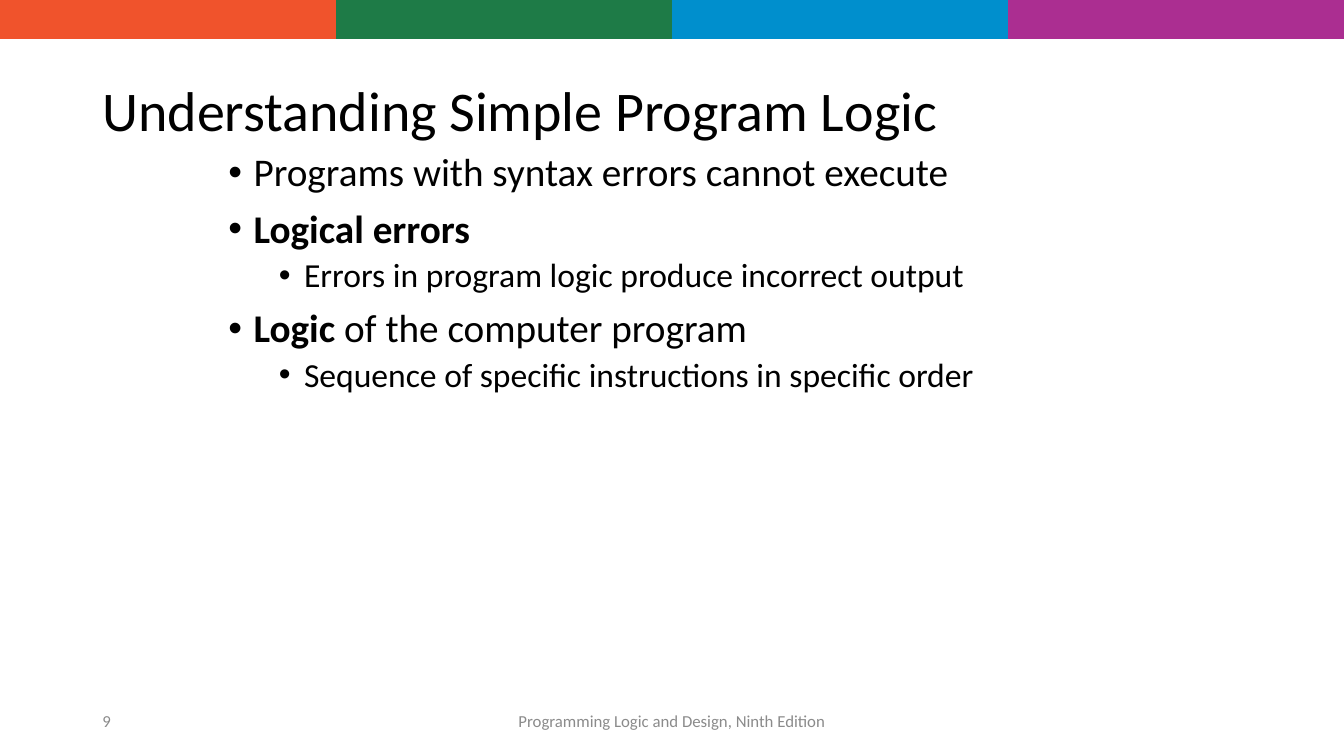
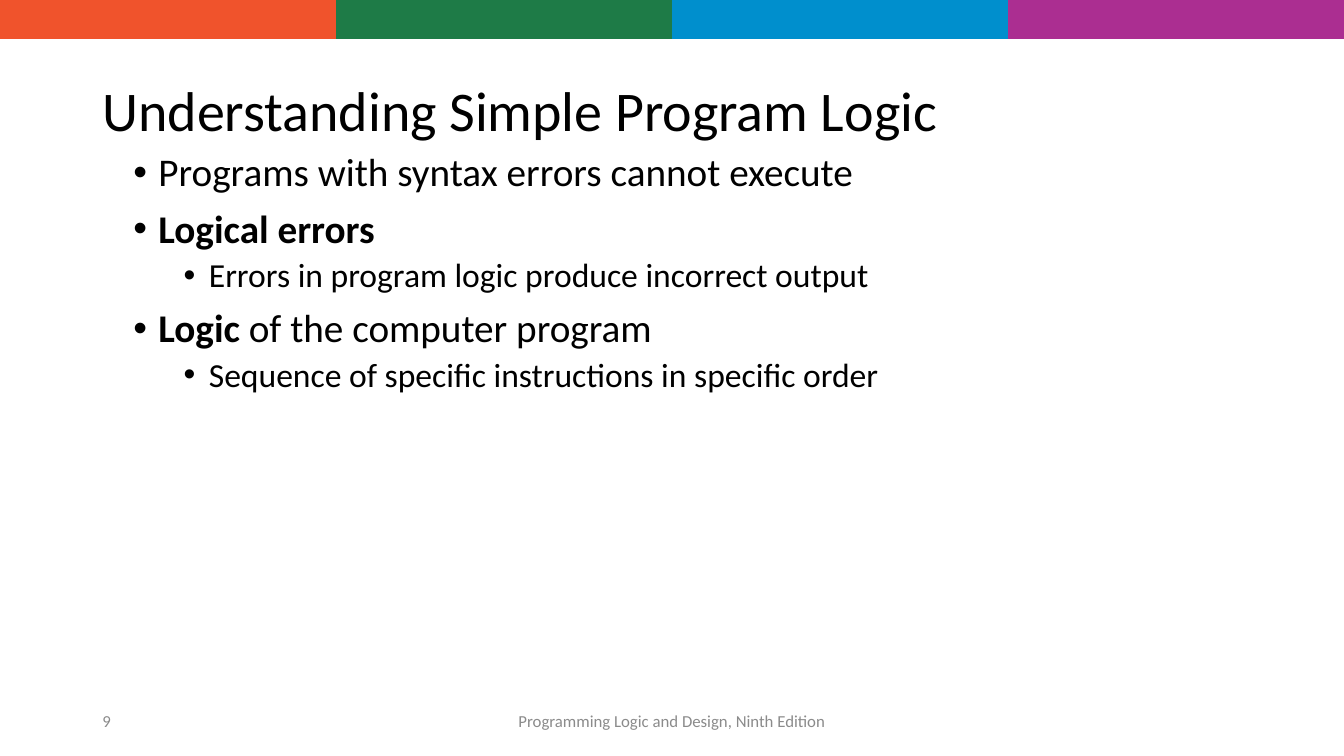
Before and after one commit to shyed2001/Utsho, a slide deck: slide 9 of OODP/OODP101_Week1.pptx. Drawn at 1344x756 pixels with LibreOffice and Linux fonts; fonts in the diff are those of the drawing; background and template pictures are left out. Boxes give left, top, right and bottom in pixels: in the first picture for what was removed or moved away, otherwise in the second. Text is boxed around its words. In the diff, an @@ line names an element or a change of style, - is before the commit and + after.

```diff
--- a/OODP/OODP101_Week1.pptx
+++ b/OODP/OODP101_Week1.pptx
@@ text "Programs with syntax errors cannot ...": place and size @@
-text "Programs with syntax errors cannot ..." at box(254, 158, 973, 393)
+text "Programs with syntax errors cannot ..." at box(158, 158, 878, 393)
```
Also in this commit, not shown: 8 other slides changed.
